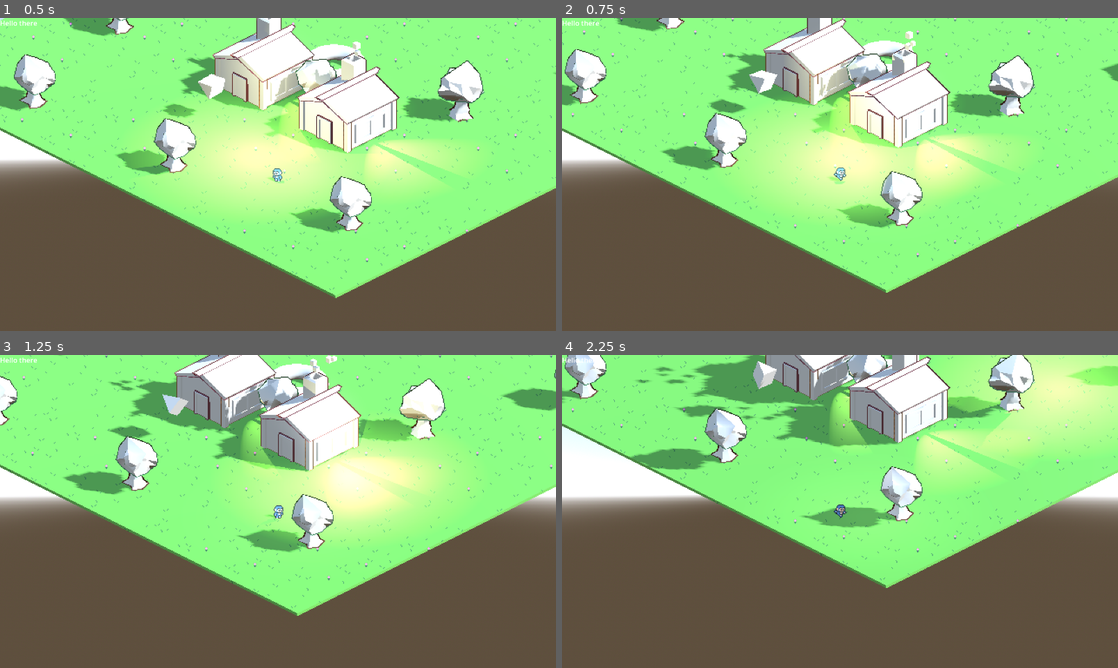
Above: before the commit, frames 1-4 (two rows, left to right).
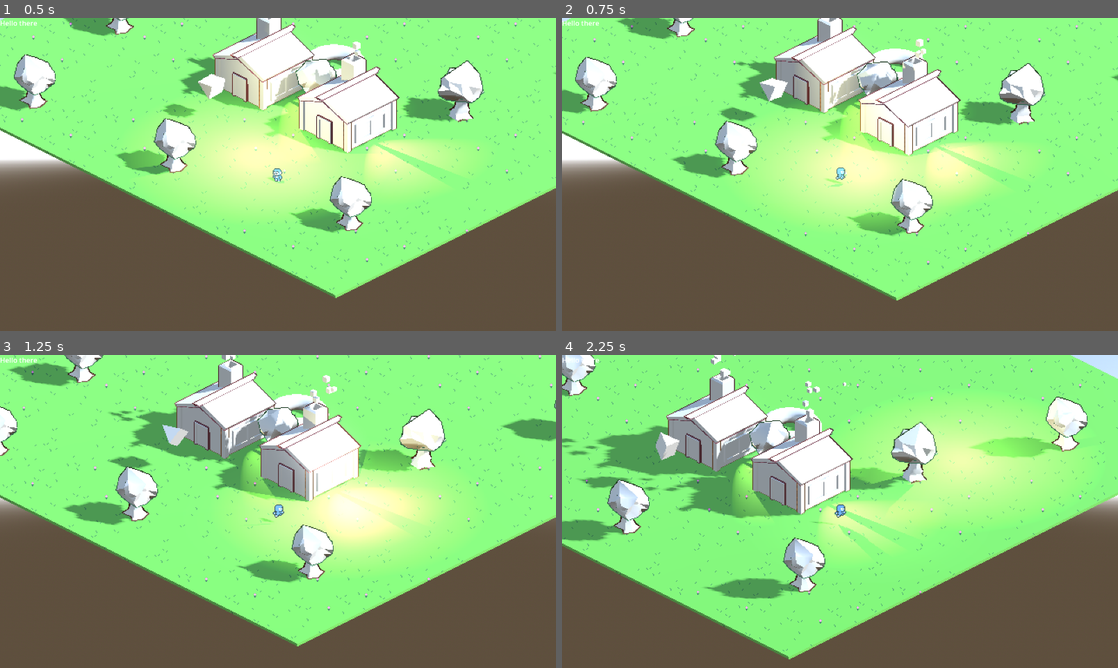
Above: after the commit, the same moments.

Repository: astrellon/godot-3d-pixel-art
Game: Godot game, scene res://game.tscn
Same seed, same stepped clock (60 frames per second), same inputs: the game is played once before the commit and once after it.
Inputs (mouse positions are in pixels of both pictures, inside the frame that each line leads up to):
- Up to frame 1 (0.5 s): no input
- Up to frame 2 (0.75 s): move the mouse to (962, 158) at 0.52 s; hold Right (ui_right) from 0.53 s (still down); click (962, 158) at 0.67 s
- Up to frame 3 (1.25 s): keep holding Right (ui_right)
- Up to frame 4 (2.25 s): move the mouse to (728, 527) at 1.27 s; release Right (ui_right) at 1.28 s; hold Down (ui_down) 1.28-2.03 s; move the mouse to (895, 442) at 2.02 s; hold Right (ui_right) from 2.03 s (still down)

Frame 1 is identical in both runs. In frame 2, 19% of the frame differs, in the area x 0-100%, y 0-91%; in frame 3, 38%; in frame 4, 60%, in the area x 0-100%, y 0-98%.

Commit message:
Bit of code tidy up

Diff:
--- a/Character.gd
+++ b/Character.gd
@@ -3,7 +3,9 @@
 @export var graphic: AnimatedSprite3D
 @export var camera: Camera3D
 
+const RAY_LENGTH = 1000.0
 const MOVE_SPEED = 2.5
+
 enum MoveDirection {
 	XPos, XNeg,
 	ZPos, ZNeg
@@ -12,36 +14,46 @@
 	Idle, Walking
 }
 
-var facing: MoveDirection = MoveDirection.XNeg
-var move_speed: MoveSpeed = MoveSpeed.Idle
-var prev_animation: String = ""
-
-# Called when the node enters the scene tree for the first time.
-func _ready():
-	pass
+var _facing := MoveDirection.XNeg
+var _move_speed := MoveSpeed.Idle
+var _prev_animation : = ""
+var _nav_path := PackedVector3Array()
+var _nav_index := 0
+var _navigating := false
+var _clicked_at := Vector2.ZERO
+var _clicked := false
 
 # Called every frame. 'delta' is the elapsed time since the previous frame.
-func _process(delta):
+#func _process(delta):
+	#var move = Vector3.ZERO
+	#if Input.is_action_pressed("ui_left"):
+		#move += Vector3.FORWARD
+	#if Input.is_action_pressed("ui_right"):
+		#move += Vector3.BACK
+	#if Input.is_action_pressed("ui_up"):
+		#move += Vector3.RIGHT
+	#if Input.is_action_pressed("ui_down"):
+		#move += Vector3.LEFT
+#
+	#if move:
+		#move = move.normalized() * delta * MOVE_SPEED
+#
+	#do_move(move)
+
+func _process(delta: float) -> void:
 	var move = Vector3.ZERO
-	if Input.is_action_pressed("ui_left"):
-		move += Vector3.FORWARD
-	if Input.is_action_pressed("ui_right"):
-		move += Vector3.BACK
-	if Input.is_action_pressed("ui_up"):
-		move += Vector3.RIGHT
-	if Input.is_action_pressed("ui_down"):
-		move += Vector3.LEFT
+	if _navigating:
+		if _nav_index < len(_nav_path):
+			var to_next_point = _nav_path[_nav_index] - global_position
+			var to_next_dist = to_next_point.length()
+			if to_next_dist < 0.1:
+				_nav_index += 1
+			else:
+				move = to_next_point.limit_length(MOVE_SPEED * delta)
+		else:
+			_navigating = false
 
-	if move:
-		move = move.normalized() * delta * MOVE_SPEED
-
-	do_move(move)
-
-
-
-const RAY_LENGTH = 1000.0
-var _clicked_at := Vector2.ZERO
-var _clicked := false
+	_do_move(move)
 
 
 func _physics_process(_delta):
@@ -60,12 +72,12 @@
 
 	if result:
 		var hit_position = result['position']
-		calculate_nav(hit_position)
+		_calculate_nav(hit_position)
 	else:
 		print("No raycast hit")
 
 
-func calculate_nav(target:Vector3):
+func _calculate_nav(target:Vector3):
 	var query_params = NavigationPathQueryParameters3D.new()
 	var query_result = NavigationPathQueryResult3D.new();
 
@@ -74,45 +86,43 @@
 	query_params.target_position = target
 
 	NavigationServer3D.query_path(query_params, query_result)
-	var path: PackedVector3Array = query_result.get_path()
-	print("Path: " + str(path))
+	_nav_path = query_result.get_path()
+	_nav_index = 0
+	_navigating = true
 
 
-func do_move(delta: Vector3):
-	var new_facing = facing
+func _do_move(delta: Vector3):
+	var new_facing = _facing
 	var new_move_speed = MoveSpeed.Idle
 
-	if delta.x > 0:
-		new_facing = MoveDirection.XPos
-	elif delta.x < 0:
-		new_facing = MoveDirection.XNeg
-	elif delta.z > 0:
-		new_facing = MoveDirection.ZPos
-	elif delta.z < 0:
-		new_facing = MoveDirection.ZNeg
+	if delta:
+		var xDot = Vector3.RIGHT.dot(delta)
+		var zDot = Vector3.FORWARD.dot(delta)
 
-	if delta:
+		if abs(xDot) > abs(zDot):
+			if xDot > 0:
+				new_facing = MoveDirection.XPos
+			else:
+				new_facing = MoveDirection.XNeg
+		else:
+			if zDot < 0:
+				new_facing = MoveDirection.ZPos
+			else:
+				new_facing = MoveDirection.ZNeg
+
 		new_move_speed = MoveSpeed.Walking
 		global_translate(delta)
 
-		#var pos = position
-		#var cam = get_viewport().get_camera_3d()
-		#var dist = pos.distance_to(cam.position)
-		#var screen_pos = cam.unproject_position(pos)
-		#var rounded = screen_pos.round()
-		#var new_pos = cam.project_position(rounded, dist)
-		#position = new_pos
+	var sprite_name = _create_animation_name(new_move_speed, new_facing)
+	if sprite_name != _prev_animation:
+		graphic.play(sprite_name)
+		_prev_animation = sprite_name
 
-	var sprite_name = create_animation_name(new_move_speed, new_facing)
-	if sprite_name != prev_animation:
-		graphic.play(sprite_name)
-		prev_animation = sprite_name
-
-	facing = new_facing
-	move_speed = new_move_speed
+	_facing = new_facing
+	_move_speed = new_move_speed
 
 
-func create_animation_name(move_speed: MoveSpeed, facing: MoveDirection):
+static func _create_animation_name(move_speed: MoveSpeed, facing: MoveDirection):
 	var sprite_name = "idle"
 	if move_speed == MoveSpeed.Walking:
 		sprite_name = "walk"
Not shown: 1 places in game.tscn that only renumber resources
